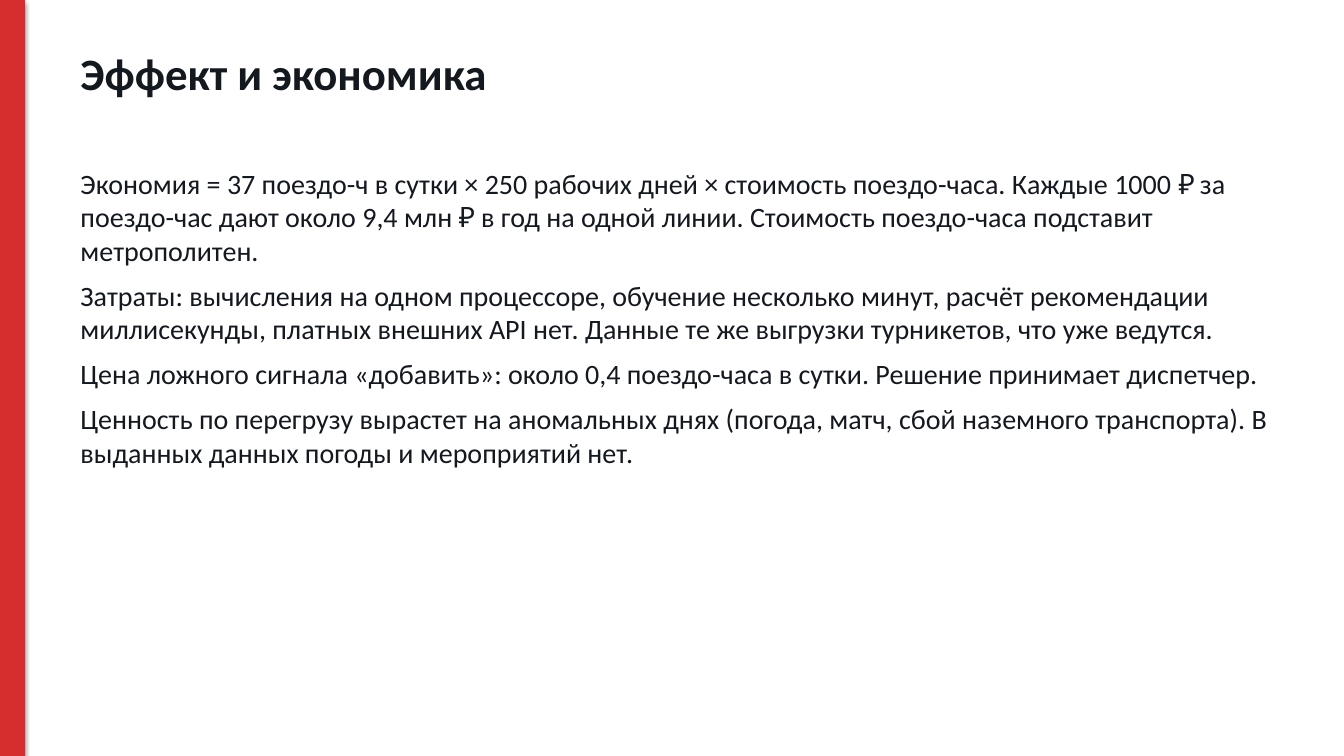
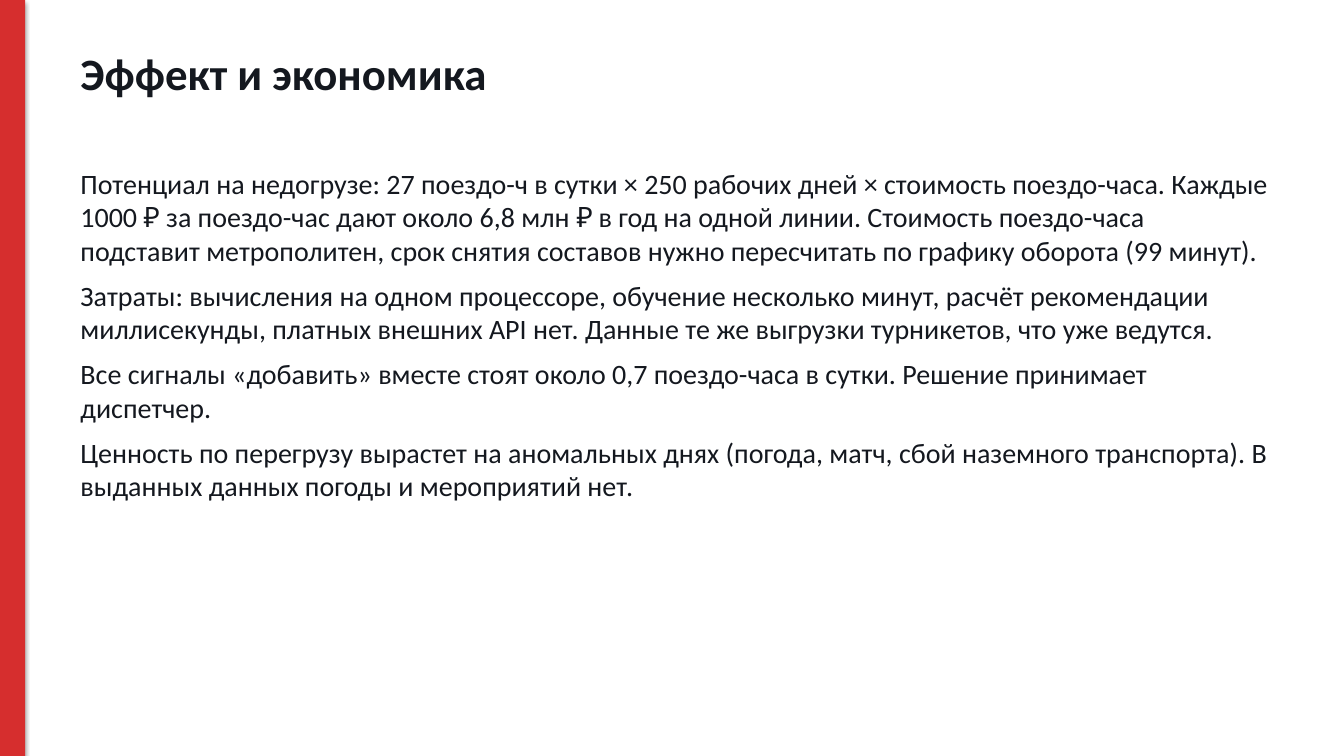
Before and after one commit to ellen-darb/my-project, a slide deck: slide 8 of docs/presentation.pptx. Drawn at 1344x756 pixels with LibreOffice and Linux fonts; fonts in the diff are those of the drawing. Boxes give left, top, right and bottom in pixels: in the first picture for what was removed or moved away, otherwise in the second. Text is boxed around its words. In the diff, an @@ line names an element or a change of style, - is before the commit and + after.

```diff
--- a/docs/presentation.pptx
+++ b/docs/presentation.pptx
@@ text at (80, 175, 1267, 266): text changed @@
-Экономия = 37 поездо-ч в сутки × 250 рабочих дней × стоимость поездо-часа. Каждые 1000 ₽ за поездо-час дают около 9,4 млн ₽ в год на одной линии. Стоимость поездо-часа подставит метрополитен.
+Потенциал на недогрузе: 27 поездо-ч в сутки × 250 рабочих дней × стоимость поездо-часа. Каждые 1000 ₽ за поездо-час дают около 6,8 млн ₽ в год на одной линии. Стоимость поездо-часа подставит метрополитен, срок снятия составов нужно пересчитать по графику оборота (99 минут).
@@ text at (80, 365, 1147, 423): text changed @@
-Цена ложного сигнала «добавить»: около 0,4 поездо-часа в сутки. Решение принимает диспетчер.
+Все сигналы «добавить» вместе стоят около 0,7 поездо-часа в сутки. Решение принимает диспетчер.
```
Also in this commit, not shown: 6 other slides changed, 23 other files.
